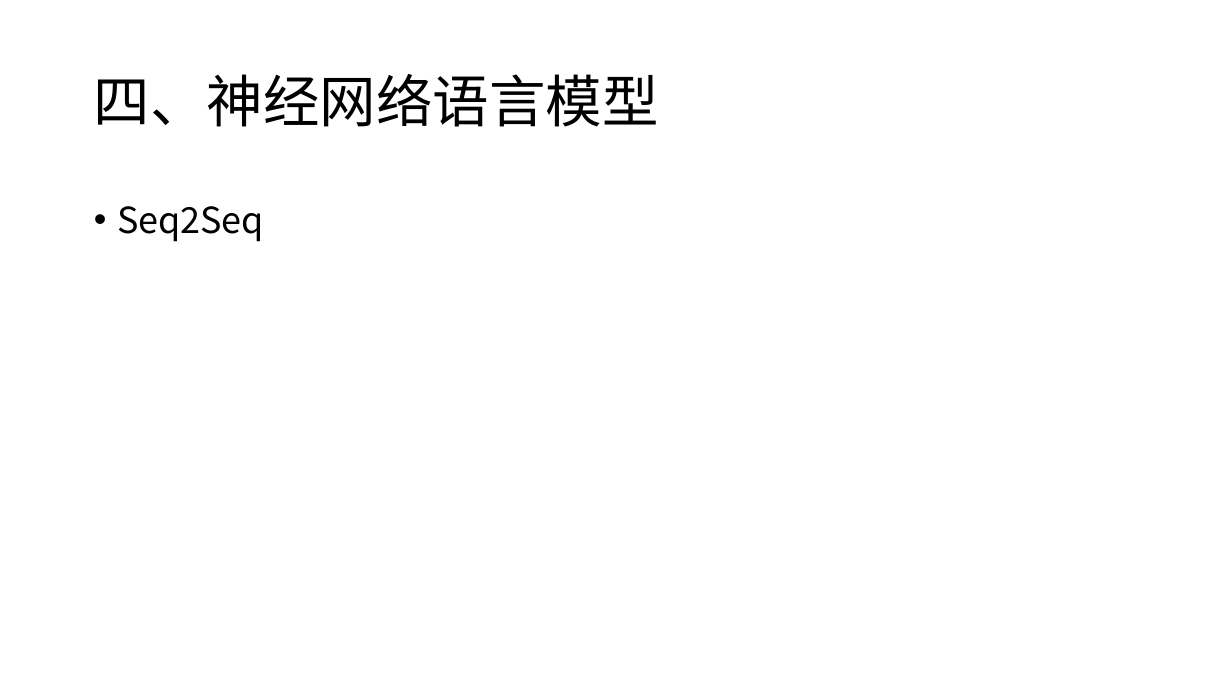
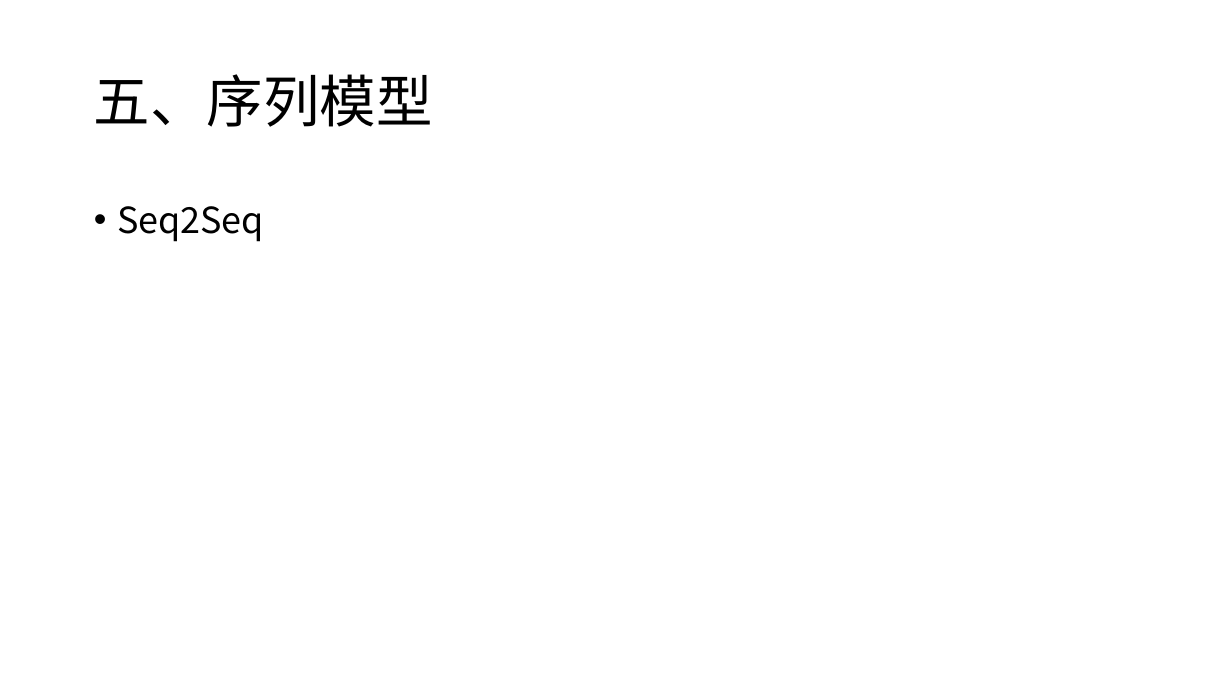
Before and after one commit to charlesXu86/Chatbot_CN, a slide deck: slide 55 of Chatbot_Doc/课程/NLP-4-语言模型.pptx (slide 29 before the commit). Drawn at 1232x693 pixels with LibreOffice and Linux fonts; fonts in the diff are those of the drawing. Boxes give left, top, right and bottom in pixels: in the first picture for what was removed or moved away, otherwise in the second. Text is boxed around its words. In the diff, an @@ line names an element or a change of style, - is before the commit and + after.

```diff
--- a/Chatbot_Doc/课程/NLP-4-语言模型.pptx
+++ b/Chatbot_Doc/课程/NLP-4-语言模型.pptx
@@ title at (x1=94, y1=74, x2=433, y2=127): text changed @@
-四、神经网络语言模型
+五、序列模型
```
Also in this commit, not shown: 6 other slides changed, 26 slides added, 2 other files.
